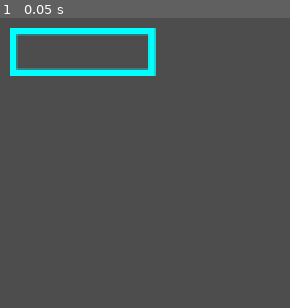
Above: before the commit, frame 1.
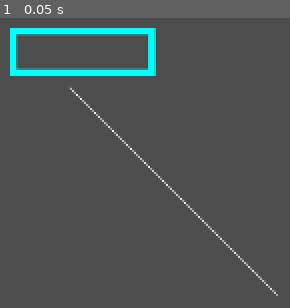
Above: after the commit, the same moment.

Repository: JunH0128/2025
Game: Godot game, scene res://Loops.tscn
The game is run twice, just before and just after one commit, with the same random seed, the same clock (stepped at 60 frames per second) and the same inputs.
Inputs:
- Up to frame 1 (0.05 s): no input

The runs differ from the first frame. In frame 1, 0.5% of the frame differs, in the area x 24-96%, y 24-96%.

Commit message:
updated loops.gd

Diff:
--- a/loops/loops.gd
+++ b/loops/loops.gd
@@ -10,4 +10,5 @@
 func _draw() -> void:
 	var r = Rect2(10, 10, 100, 30)
 	draw_rect(r,Color.AQUA, false, 5)
+	draw_line(Vector2(50, 50), Vector2(200, 200), Color.WHITE)
 	pass
